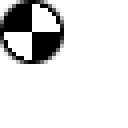
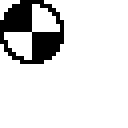
Comparing the layer stacks of the two 128×128 images. Changes:
painted on "Panel" over (0, 0, 64, 64)
